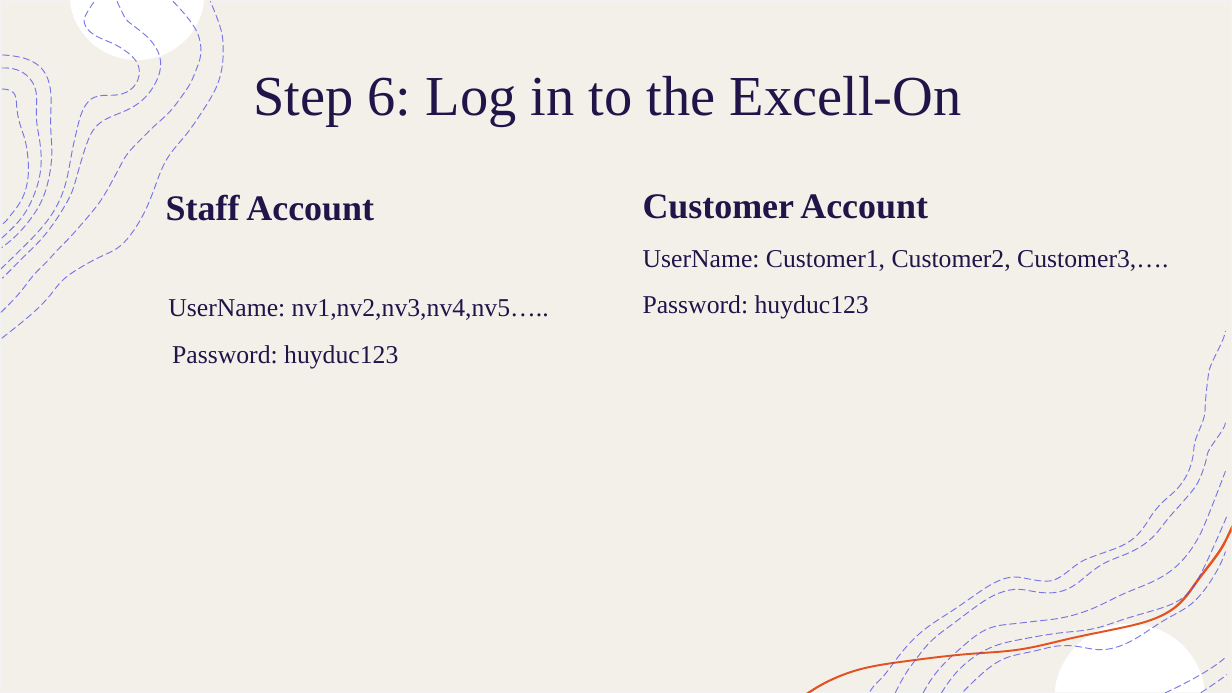
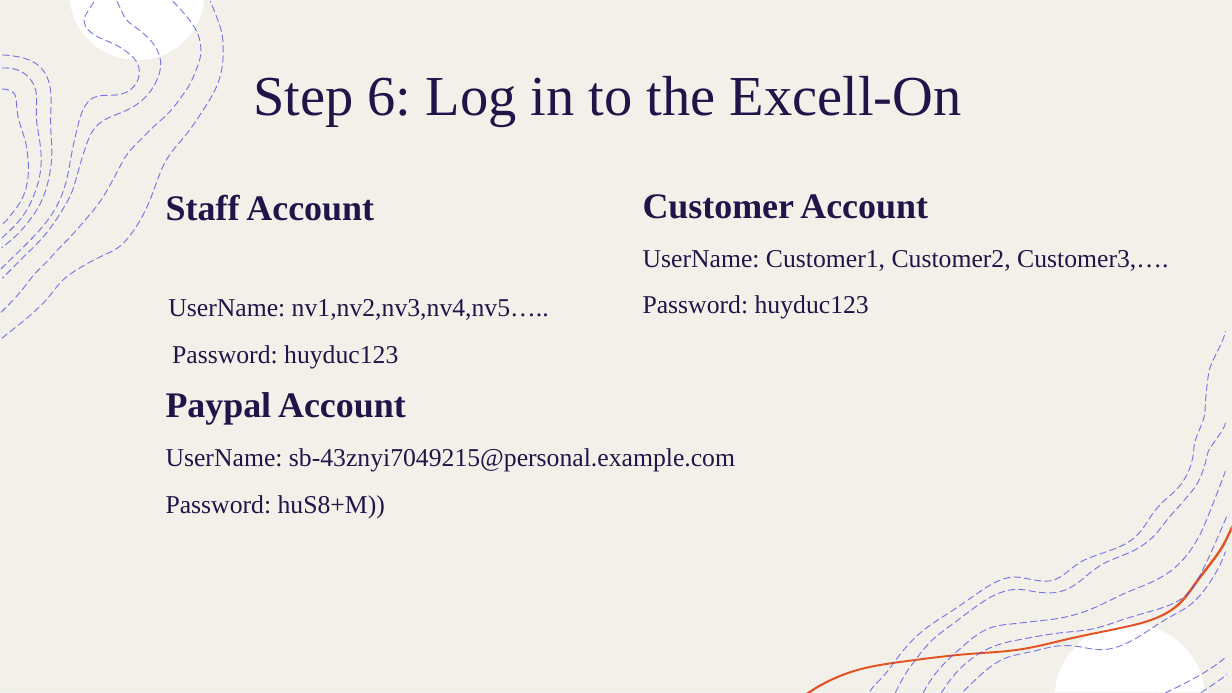
Before and after one commit to HuyDucLe1109/Group2_ExcellOn_T1911E, a slide deck: slide 11 of Documentation/Instructions for installing the project Excell-On (1).pptx. Drawn at 1232x693 pixels with LibreOffice and Linux fonts; fonts in the diff are those of the drawing. Boxes give left, top, right and bottom in pixels: in the first picture for what was removed or moved away, otherwise in the second. Text is boxed around its words. In the diff, an @@ line names an element or a change of style, - is before the commit and + after.

Commit message:
update pp

```diff
--- a/Documentation/Instructions for installing the project Excell-On (1).pptx
+++ b/Documentation/Instructions for installing the project Excell-On (1).pptx
@@ text added at <box>166,392,735,518</box>, 20 pt, text #201449 @@
+Paypal Account
+UserName: sb-43znyi7049215@personal.example.com
+Password: huS8+M))
```
